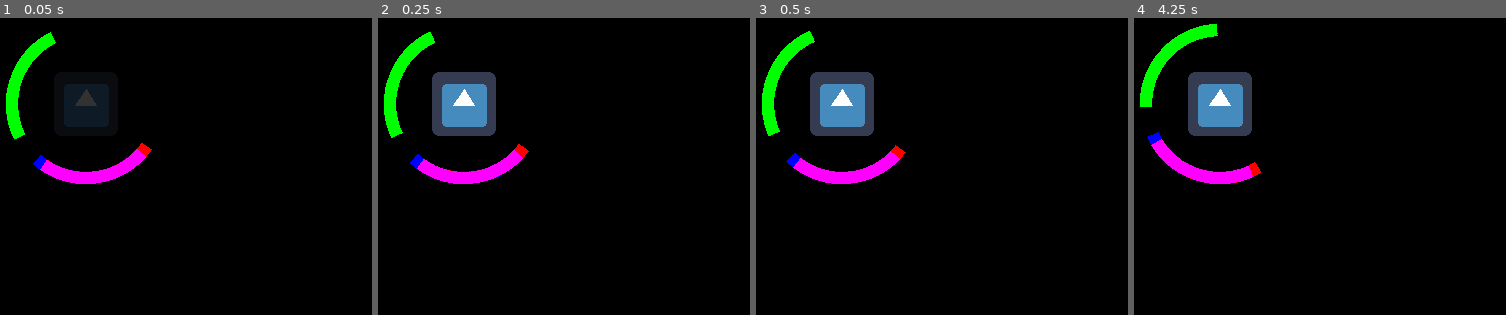
Above: before the commit, frames 1-4 (left to right).
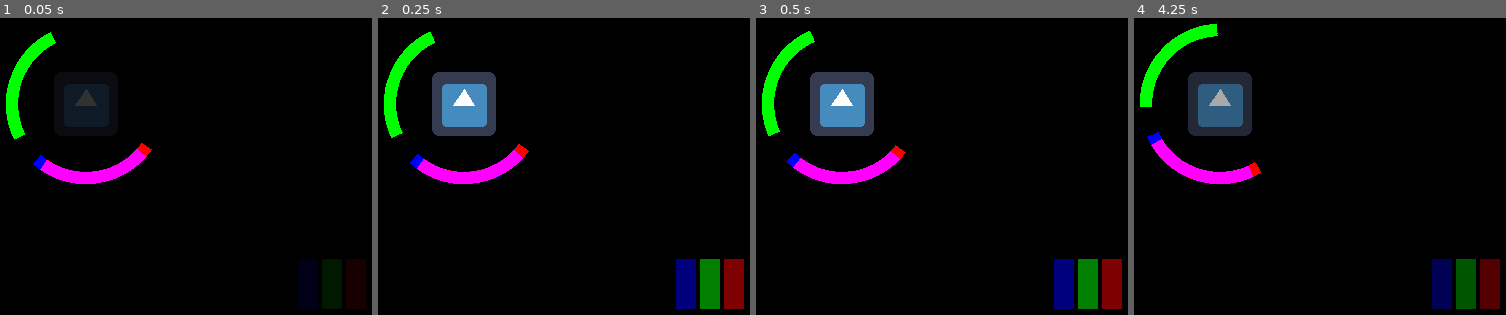
Above: after the commit, the same moments.

Repository: TLochow/SocialLife
Game: Godot game, scene res://Scenes/Main.tscn
The game is run twice, just before and just after one commit, with the same random seed, the same clock (stepped at 60 frames per second) and the same inputs. The engine's default icon, where the game draws it, is replaced by a stand-in: a white triangle on a blue panel in a dark square.
Inputs:
- Up to frame 1 (0.05 s): no input
- Up to frame 2 (0.25 s): no input
- Up to frame 3 (0.5 s): no input
- Up to frame 4 (4.25 s): tap Enter at 0.5, 2, 3.5 s; tap Space at 1.25, 2.75 s; tap Escape (ui_cancel) at 4.15 s

The runs differ from the first frame. In frame 1, 2.7% of the frame differs, in the area x 80-99%, y 81-98%; in frame 2, 2.7%; in frame 3, 2.7%; in frame 4, 6.4%, in the area x 8-99%, y 2-98%.

Commit message:
Added basic Event function.

Diff:
--- a/Scenes/Event.tscn
+++ b/Scenes/Event.tscn
@@ -1,16 +1,24 @@
-[gd_scene load_steps=3 format=2]
+[gd_scene load_steps=5 format=2]
 
 [ext_resource path="res://icon.png" type="Texture" id=1]
+[ext_resource path="res://Scripts/Event.gd" type="Script" id=2]
+
+[sub_resource type="PhysicsMaterial" id=2]
+friction = 0.0
 
 [sub_resource type="CircleShape2D" id=1]
 
 [node name="Event" type="RigidBody2D"]
-collision_layer = 0
+collision_layer = 7
 collision_mask = 0
+physics_material_override = SubResource( 2 )
 gravity_scale = 0.0
+linear_damp = 0.0
+script = ExtResource( 2 )
 
 [node name="CollisionShape2D" type="CollisionShape2D" parent="."]
 shape = SubResource( 1 )
 
 [node name="Sprite" type="Sprite" parent="."]
+visible = false
 texture = ExtResource( 1 )
--- a/Scenes/Main.tscn
+++ b/Scenes/Main.tscn
@@ -1,14 +1,63 @@
-[gd_scene load_steps=4 format=2]
+[gd_scene load_steps=6 format=2]
 
 [ext_resource path="res://icon.png" type="Texture" id=1]
 [ext_resource path="res://Scenes/Paddle.tscn" type="PackedScene" id=2]
 [ext_resource path="res://Scripts/Main.gd" type="Script" id=3]
+[ext_resource path="res://Sprites/White Transparent.png" type="Texture" id=4]
+
+[sub_resource type="CircleShape2D" id=1]
 
 [node name="Main" type="Node2D"]
 script = ExtResource( 3 )
 
 [node name="Camera2D" type="Camera2D" parent="."]
 current = true
+
+[node name="UI" type="CanvasLayer" parent="Camera2D"]
+
+[node name="Control" type="Control" parent="Camera2D/UI"]
+anchor_right = 1.0
+anchor_bottom = 1.0
+__meta__ = {
+"_edit_use_anchors_": false
+}
+
+[node name="Scores" type="HBoxContainer" parent="Camera2D/UI/Control"]
+anchor_left = 1.0
+anchor_top = 1.0
+anchor_right = 1.0
+anchor_bottom = 1.0
+margin_left = -188.0
+margin_top = -295.0
+__meta__ = {
+"_edit_use_anchors_": false
+}
+
+[node name="EnergyBar" type="TextureProgress" parent="Camera2D/UI/Control/Scores"]
+margin_right = 20.0
+margin_bottom = 295.0
+value = 50.0
+texture_progress = ExtResource( 4 )
+fill_mode = 3
+tint_progress = Color( 0, 0, 1, 1 )
+
+[node name="FitnessBar" type="TextureProgress" parent="Camera2D/UI/Control/Scores"]
+margin_left = 24.0
+margin_right = 44.0
+margin_bottom = 295.0
+value = 50.0
+texture_progress = ExtResource( 4 )
+fill_mode = 3
+tint_progress = Color( 0, 1, 0, 1 )
+
+[node name="SocialBar" type="TextureProgress" parent="Camera2D/UI/Control/Scores"]
+margin_left = 48.0
+margin_right = 68.0
+margin_bottom = 295.0
+value = 50.0
+texture_progress = ExtResource( 4 )
+fill_mode = 3
+tint_progress = Color( 1, 0, 0, 1 )
 
 [node name="Sprite" type="Sprite" parent="."]
 texture = ExtResource( 1 )
@@ -25,4 +74,10 @@
 autostart = true
 
 [node name="Events" type="Node2D" parent="."]
+
+[node name="Middle" type="Area2D" parent="."]
+
+[node name="CollisionShape2D" type="CollisionShape2D" parent="Middle"]
+shape = SubResource( 1 )
 [connection signal="timeout" from="EventSpawnTimer" to="." method="_on_EventSpawnTimer_timeout"]
+[connection signal="body_entered" from="Middle" to="." method="_on_Middle_body_entered"]
--- a/Scenes/Paddle.tscn
+++ b/Scenes/Paddle.tscn
@@ -4,6 +4,7 @@
 [ext_resource path="res://Sprites/Quarter Circle.png" type="Texture" id=2]
 
 [node name="Paddle" type="Area2D"]
+gravity = 0.0
 collision_layer = 0
 collision_mask = 0
 script = ExtResource( 1 )
@@ -14,3 +15,4 @@
 [node name="Sprite" type="Sprite" parent="."]
 scale = Vector2( 0.2, 0.2 )
 texture = ExtResource( 2 )
+[connection signal="body_entered" from="." to="." method="_on_Paddle_body_entered"]
--- /dev/null
+++ b/Scripts/Event.gd
@@ -0,0 +1,31 @@
+extends RigidBody2D
+
+signal Impact(fitness, energy, social)
+
+var EventType = 1
+
+var FitnessBoost
+var EnergyBoost
+var SocialBoost
+
+var state = 0
+
+func _physics_process(delta):
+	if state == 1:
+		if get_position().distance_to(Vector2(0, 0)) > 300.0:
+			queue_free()
+
+func SetEventType(type, sprite, fitnessBoost, energyBoost, socialBoost):
+	EventType = type
+	FitnessBoost = fitnessBoost
+	EnergyBoost = energyBoost
+	SocialBoost  = socialBoost
+
+func Collide(paddleType):
+	if paddleType == EventType:
+		state = 1
+		set_linear_velocity(get_linear_velocity() * -2.0)
+
+func ReachedMiddle():
+	emit_signal("Impact", FitnessBoost, EnergyBoost, SocialBoost)
+	queue_free()
--- a/Scripts/Main.gd
+++ b/Scripts/Main.gd
@@ -1,11 +1,24 @@
 extends Node2D
 
 var EVENTSCENE = preload("res://Scenes/Event.tscn")
+
+var Fitness = 50.0
+var Energy = 50.0
+var Social = 50.0
+
+func _input(event):
+	if event.is_action_pressed("ui_cancel"):
+		SceneChanger.EndGame()
 
 func _ready():
 	$Paddles/RedPaddle.SetPaddleType(1)
 	$Paddles/GreenPaddle.SetPaddleType(2)
 	$Paddles/BluePaddle.SetPaddleType(3)
+
+func _process(delta):
+	$Camera2D/UI/Control/Scores/EnergyBar.value = Energy
+	$Camera2D/UI/Control/Scores/FitnessBar.value = Fitness
+	$Camera2D/UI/Control/Scores/SocialBar.value = Social
 
 func _on_EventSpawnTimer_timeout():
 	SpawnNewEvent()
@@ -16,6 +29,20 @@
 	var pos = Vector2(cos(angle), sin(angle))
 	pos *= 800.0
 	event.set_position(pos)
-	event.set_linear_velocity(pos.normalized() * -80)
+	event.set_linear_velocity(pos.normalized() * -80.0)
+
+	var eventType = randi() % 10
+
+	event.SetEventType(1, 0, 1.0, -1.0, 0.0)
+
+	event.connect("Impact", self, "onEventImpact")
 
 	$Events.add_child(event)
+
+func onEventImpact(fitness, energy, social):
+	Fitness = clamp(Fitness + fitness, 0.0, 100.0)
+	Energy = clamp(Energy + energy, 0.0, 100.0)
+	Social = clamp(Social + social, 0.0, 100.0)
+
+func _on_Middle_body_entered(body):
+	body.ReachedMiddle()
--- a/Scripts/Paddle.gd
+++ b/Scripts/Paddle.gd
@@ -1,4 +1,6 @@
 extends Area2D
+
+var PaddleType
 
 var Angle = 0.0
 var IdleRotation = 0.1
@@ -17,13 +19,17 @@
 	rotation_degrees = rad2deg(Angle)
 
 func SetPaddleType(var type):
+	PaddleType = type
 	match type:
 		1:
 			$Sprite.modulate = Color(255, 0, 0)
-			set_collision_layer_bit(0, true)
+			set_collision_mask_bit(0, true)
 		2:
 			$Sprite.modulate = Color(0, 255, 0)
-			set_collision_layer_bit(1, true)
+			set_collision_mask_bit(1, true)
 		3:
 			$Sprite.modulate = Color(0, 0, 255)
-			set_collision_layer_bit(2, true)
+			set_collision_mask_bit(2, true)
+
+func _on_Paddle_body_entered(body):
+	body.Collide(PaddleType)
Binary file added: Sprites/White Transparent.png
Not shown, added: Sprites/White Transparent.png.import
